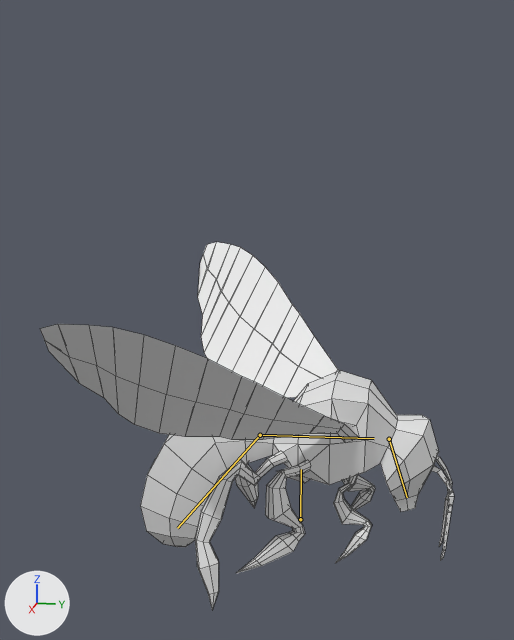
The FBX model Bee Game/Assets/Art/3D Models/NewBee6ExportReady.fbx as it was, and as the next commit left it.
One viewpoint serves both versions: a camera (50 mm lens) standing at (4.78, 0.63, 1.93) and looking at (0.05, -0.32, 0.75). Arrows for +X, +Y and +Z are at lower left; the lights stay in place. Both versions are drawn at frame 41 of the action 'Armature|ArmatureAction.001'; the numbers are the values there. The bones that change are drawn over the model as lines. Mesh edges are drawn as thin lines.

In view in the first picture: 'Bee'.
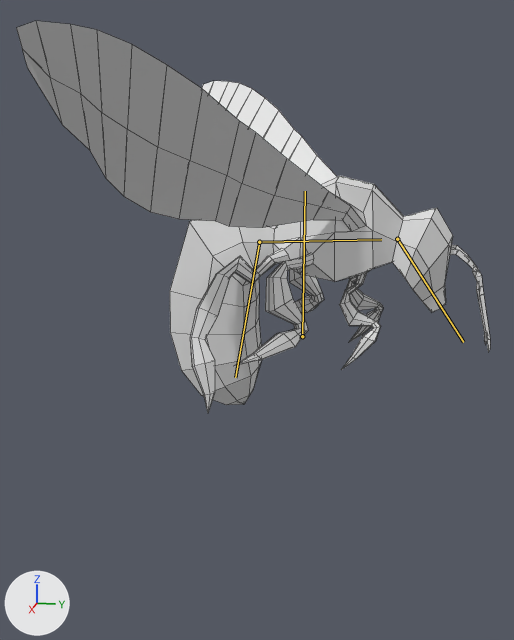
The edits, one by one:
Bone 'Base' (bone_base) moves from (0.005, -0.778, 0.0) to (0.0, 0.635, 0.0).
Bone 'Thorax' (bone_thorax) moves from (0.037, -0.033, -0.777) to (-0.03, 0.031, 0.633).
Bone 'Head' (bone_head) turns from (0, 0, 0) to (5, 1, -15) degrees about its own x, y and z.
Bone 'Abdomen' (bone_abdomen) moves from (0.381, 0.609, -0.299) to (-0.308, -0.499, 0.242).
Bone 'Abdomen' (bone_abdomen) turns from (0, 0, 0) to (-17, -3, -22) degrees about its own x, y and z.

Changed parts and their boxes [x1, y1, x2, y2] in the pictures (514 x 640 px):
'Bee', posed (14% wider, 6% taller)
    before: [40, 242, 454, 610]
    after: [17, 21, 490, 412]
bone 'Base', root to tip
    before: (300, 519) to (301, 469)
    after: (302, 336) to (305, 191)
bone 'Thorax', root to tip
    before: (260, 435) to (374, 438)
    after: (259, 242) to (381, 239)
bone 'Head', root to tip
    before: (389, 439) to (407, 497)
    after: (397, 239) to (463, 342)
bone 'Abdomen', root to tip
    before: (260, 435) to (177, 528)
    after: (259, 242) to (235, 377)
